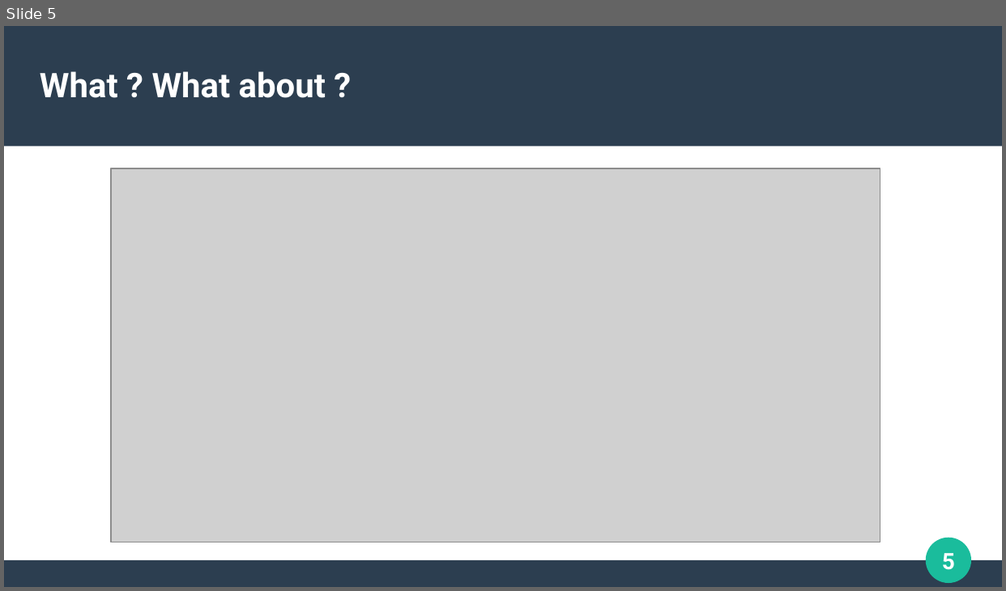
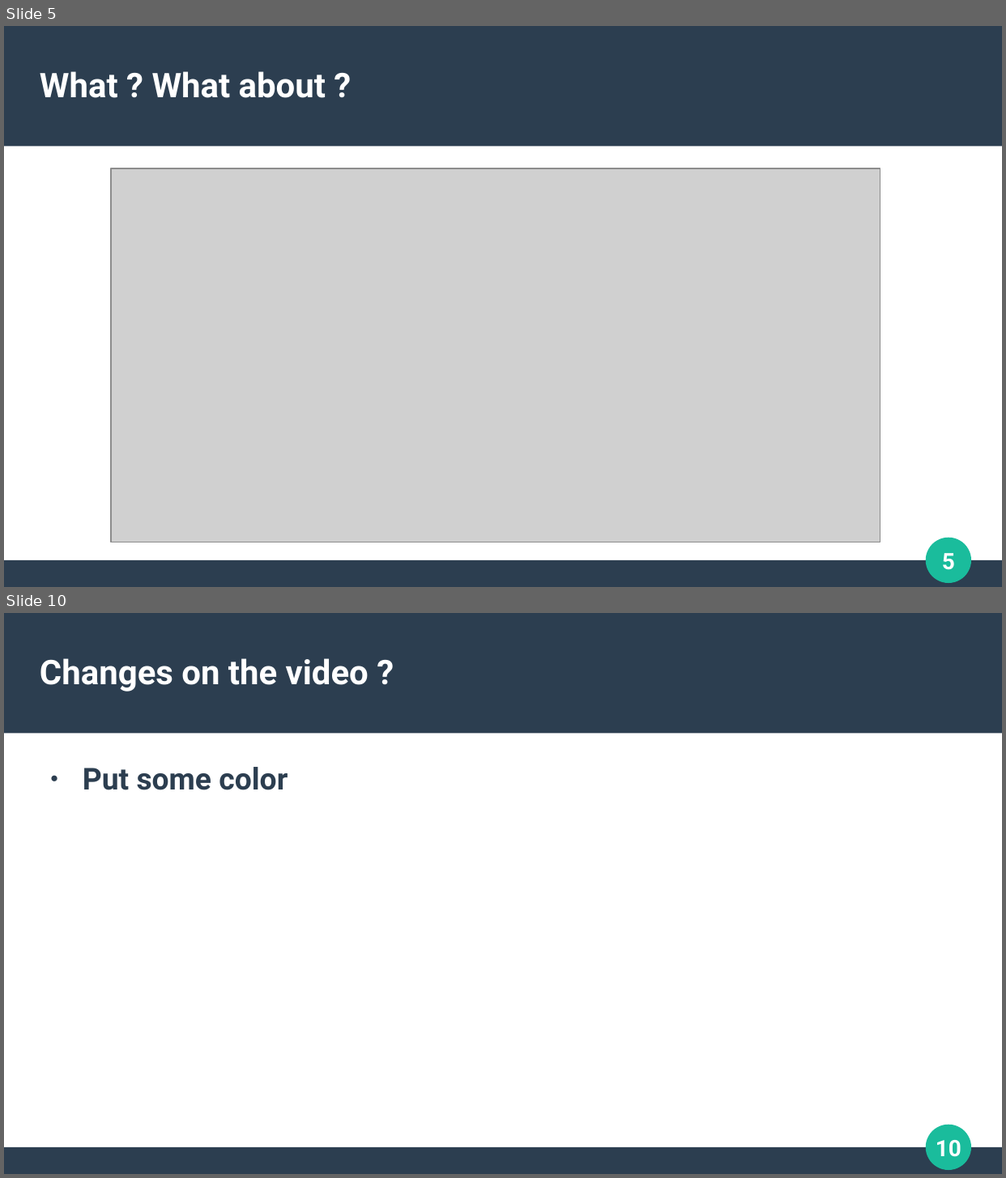
Before and after one commit to WilliamMagalhaesMonteiro/oralAnglaisM1, a slide deck: Présentation Anglais M1.odp. Shown one above the other, each under a label of ours: slide 5 before the commit, slides 5 and 10 after it; the slides between them are not shown. The pictures are 1006x591 and 1006x1178 pixels, drawn with LibreOffice and Linux fonts; fonts in the diff are those of the drawing; grey boxes stand for pictures. Boxes give left, top, right and bottom in pixels: in the first picture for what was removed or moved away, otherwise in the second. Text is boxed around its words. In the diff, an @@ line names an element or a change of style, - is before the commit and + after.

```diff
--- a/Présentation Anglais M1.odp
+++ b/Présentation Anglais M1.odp
@@ slide 10 added at (4, 613, 1002, 1174), background #FFFFFF; not listed: 4 template elements that a slide beside it also shows @@
@@ title added at (40, 658, 368, 692), 27 pt, text #FFFFFF, bold @@
+Changes on the video ?
@@ text added at (83, 767, 288, 790), 24 pt, text #2C3E50, bold @@
+● Put some color
```
Also in this commit, not shown: 8 other slides added, 1 slide removed, 3 other files.
